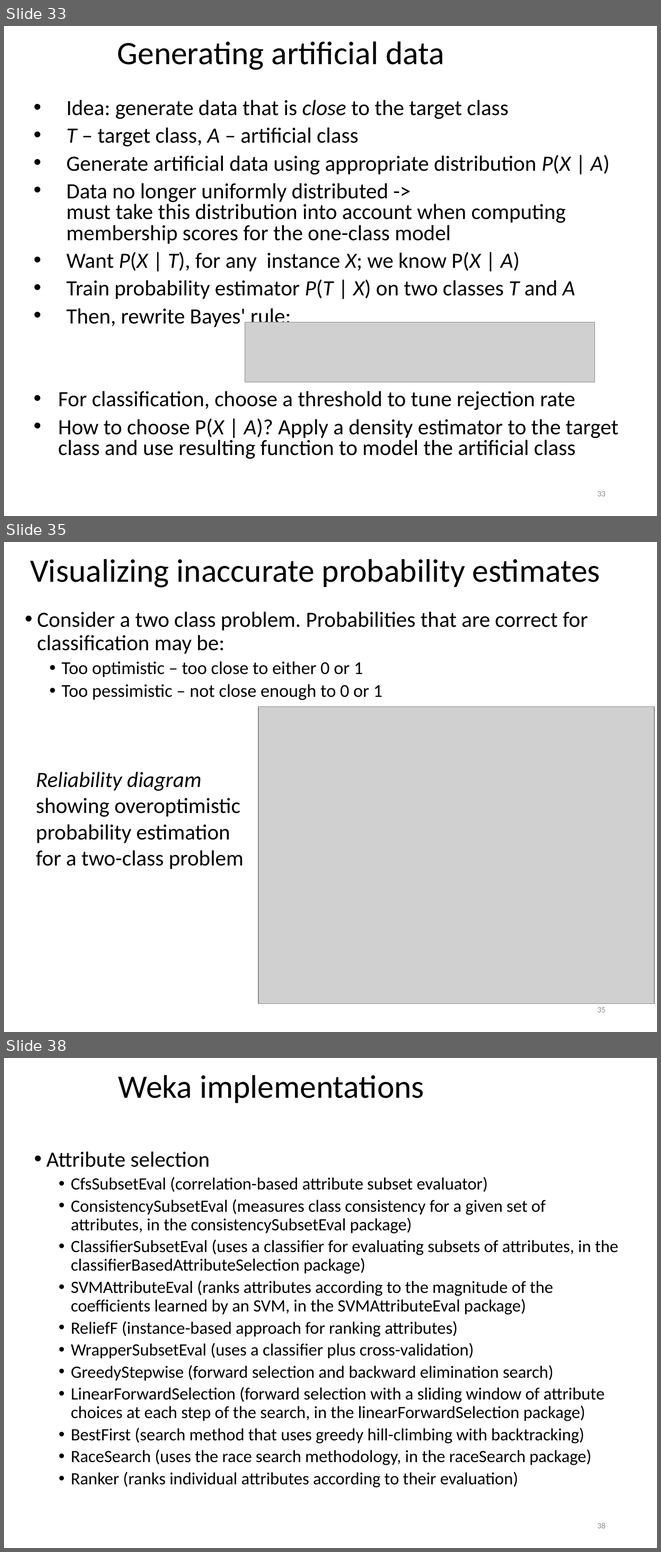
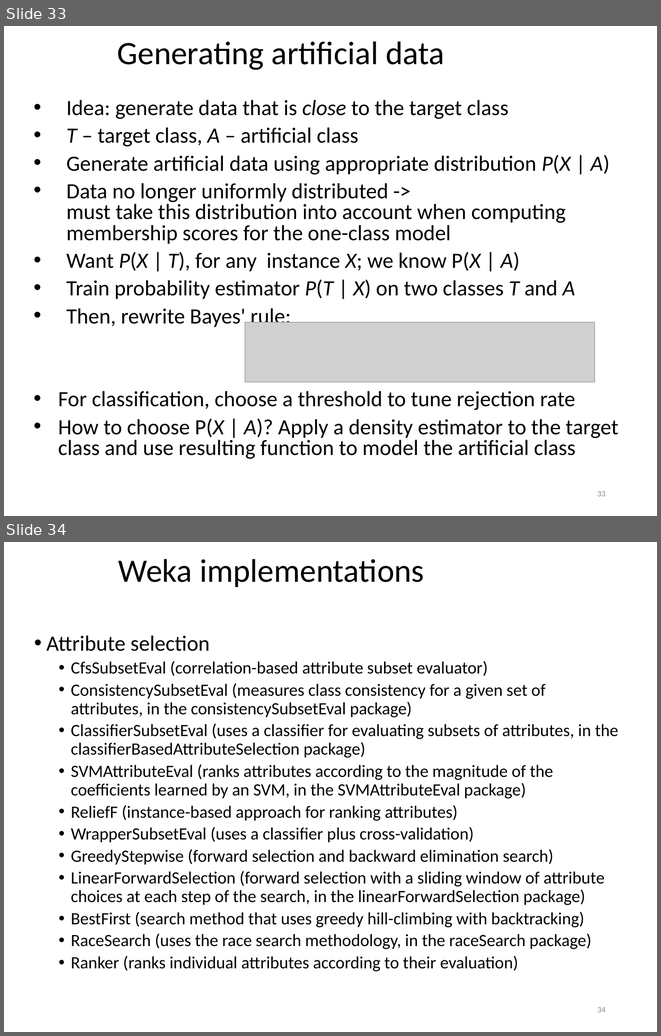
Before and after one commit to khaledmrasheed/khaledmrasheed.github.io, a slide deck: DMcourse/Chapter8.pptx. Shown one above the other, each under a label of ours: slides 33, 35 and 38 before the commit, slides 33 and 34 after it; the slides between them are not shown. The pictures are 661x1552 and 661x1036 pixels, drawn with LibreOffice and Linux fonts; fonts in the diff are those of the drawing; grey boxes stand for pictures. Boxes give left, top, right and bottom in pixels: in the first picture for what was removed or moved away, otherwise in the second. Text is boxed around its words. In the diff, an @@ line names an element or a change of style, - is before the commit and + after.

```diff
--- a/DMcourse/Chapter8.pptx
+++ b/DMcourse/Chapter8.pptx
@@ slide 35 removed at (x1=4, y1=542, x2=657, y2=1032), background #FFFFFF @@
@@ title removed at (x1=30, y1=559, x2=600, y2=588) @@
-Visualizing inaccurate probability estimates
@@ text removed at (x1=37, y1=611, x2=588, y2=700) @@
-• Consider a two class problem. Probabilities that are correct for classification may be:
-  • Too optimistic – too close to either 0 or 1
-  • Too pessimistic – not close enough to 0 or 1
@@ picture removed at (x1=258, y1=706, x2=654, y2=1004) @@
@@ text removed at (x1=36, y1=771, x2=244, y2=869) @@
-Reliability diagram showing overoptimistic probability estimation for a two-class problem
@@ page number removed at (x1=597, y1=1007, x2=606, y2=1012) @@
-35
@@ what was slide 38 is now slide 34 @@
@@ page number at (x1=597, y1=1007, x2=606, y2=1012): text changed @@
-38
+34
```
Also in this commit, not shown: 1 slide changed, 3 other slides removed.
